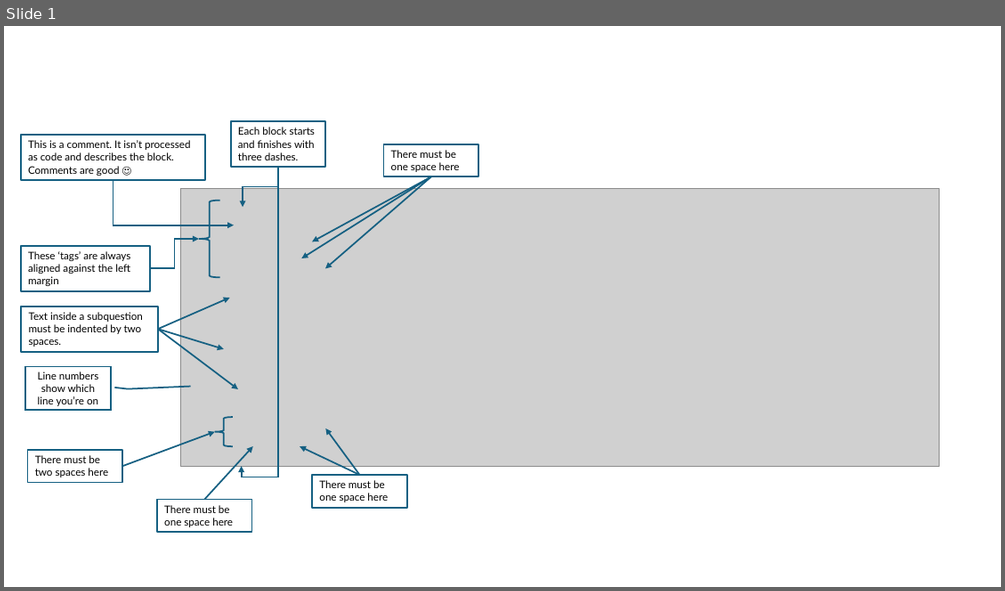
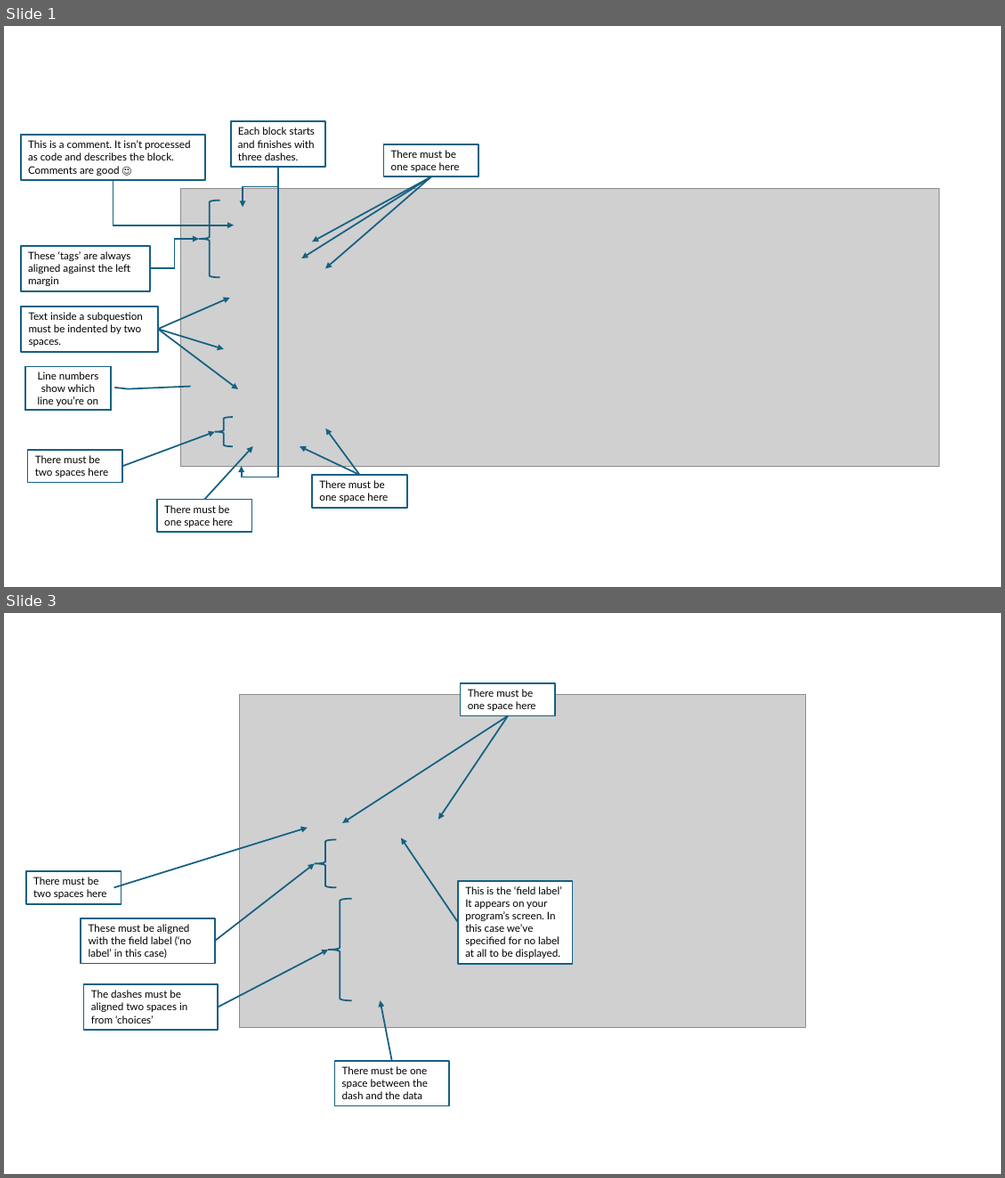
Before and after one commit to FlindersLaw/textbook, a slide deck: other_resources/Docassemble Syntax Guide.pptx. Shown one above the other, each under a label of ours: slide 1 before the commit, slides 1 and 3 after it; the slides between them are not shown. The pictures are 1005x591 and 1005x1178 pixels, drawn with LibreOffice and Linux fonts; fonts in the diff are those of the drawing; grey boxes stand for pictures. Boxes give left, top, right and bottom in pixels: in the first picture for what was removed or moved away, otherwise in the second. Text is boxed around its words. In the diff, an @@ line names an element or a change of style, - is before the commit and + after.

```diff
--- a/other_resources/Docassemble Syntax Guide.pptx
+++ b/other_resources/Docassemble Syntax Guide.pptx
@@ slide 3 added at (4,613,1001,1174), background #FFFFFF @@
@@ rectangle added at (461,683,555,716), fill #FFFFFF, outline #156082 1.5 pt, 10 pt, text #000000 @@
+There must be one space here
@@ picture added at (240,695,806,1027) @@
@@ arrow added from (508, 716) to (343, 823), #156082 1.5 pt @@
@@ arrow added from (508, 716) to (438, 819), #156082 1.5 pt @@
@@ arrow added from (114, 887) to (307, 827), #156082 1.5 pt @@
@@ left brace added at (315,840,336,887), outline #156082 1.5 pt @@
@@ arrow added from (458, 923) to (401, 838), #156082 1.5 pt @@
@@ rectangle added at (26,871,121,904), outline #156082 1.5 pt, 10 pt, text #000000 @@
+There must be two spaces here
@@ arrow added from (215, 941) to (315, 863), #156082 1.5 pt @@
@@ left brace added at (328,899,352,1000), outline #156082 1.5 pt @@
@@ rectangle added at (458,881,573,964), fill #FFFFFF, outline #156082 1.5 pt, 10 pt, text #000000 @@
+This is the ‘field label’ It appears on your program’s screen. In this case we’ve specified for no label at all to be displayed.
@@ rectangle added at (81,918,215,964), outline #156082 1.5 pt, 10 pt, text #000000 @@
+These must be aligned with the field label (‘no label’ in this case)
@@ arrow added from (218, 1007) to (328, 949), #156082 1.5 pt @@
@@ rectangle added at (84,985,218,1030), outline #156082 1.5 pt, 10 pt, text #000000 @@
+The dashes must be aligned two spaces in from ‘choices’
@@ arrow added from (392, 1060) to (380, 1000), #156082 1.5 pt @@
@@ rectangle added at (334,1060,449,1106), fill #FFFFFF, outline #156082 1.5 pt, 10 pt, text #000000 @@
+There must be one space between the dash and the data
```
Also in this commit, not shown: 1 slide changed, 8 other files.
